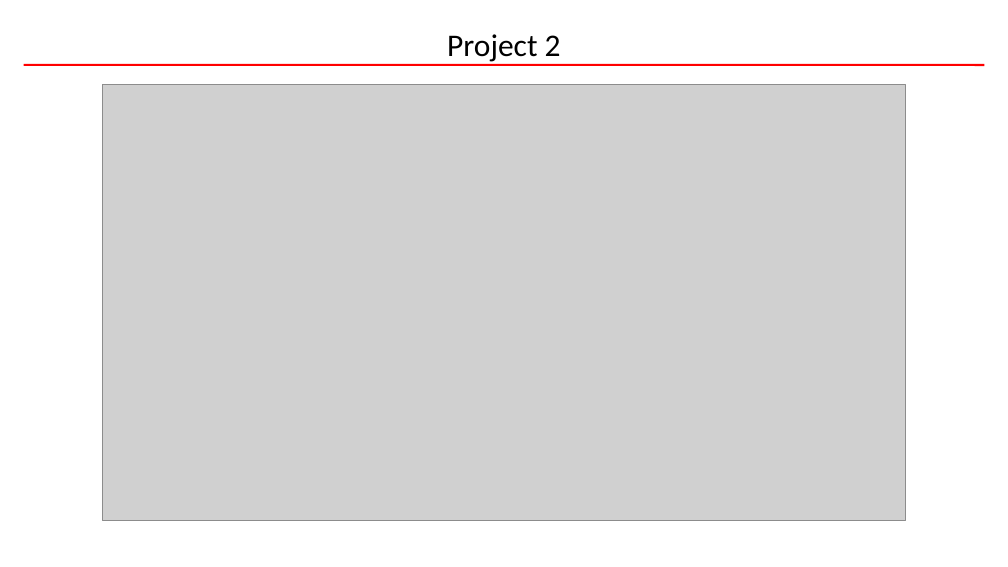
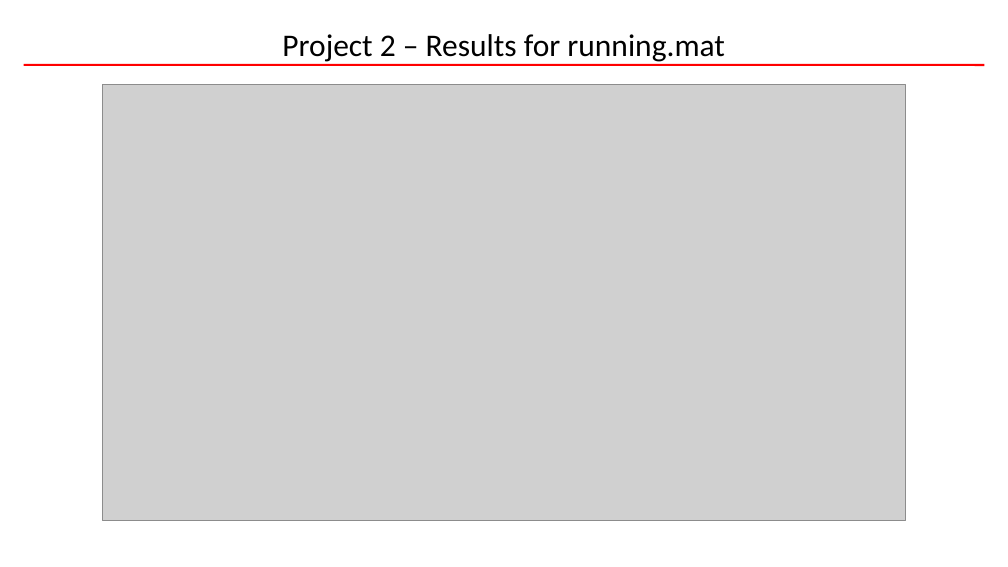
Before and after one commit to reenor/UOU-WA1888-Estimation-Theory, a slide deck: slide 5 of Exercises/20245360_CHUNG_QUANG_KHANH_HW#8/Term_Project.pptx. Drawn at 1008x567 pixels with LibreOffice and Linux fonts; fonts in the diff are those of the drawing; grey boxes stand for pictures; background and template pictures are left out. Boxes give left, top, right and bottom in pixels: in the first picture for what was removed or moved away, otherwise in the second. Text is boxed around its words. In the diff, an @@ line names an element or a change of style, - is before the commit and + after.

```diff
--- a/Exercises/20245360_CHUNG_QUANG_KHANH_HW#8/Term_Project.pptx
+++ b/Exercises/20245360_CHUNG_QUANG_KHANH_HW#8/Term_Project.pptx
@@ title at [282, 34, 724, 62]: text changed @@
-Project 2
+Project 2 – Results for running.mat
```
Also in this commit, not shown: 4 other slides changed.
